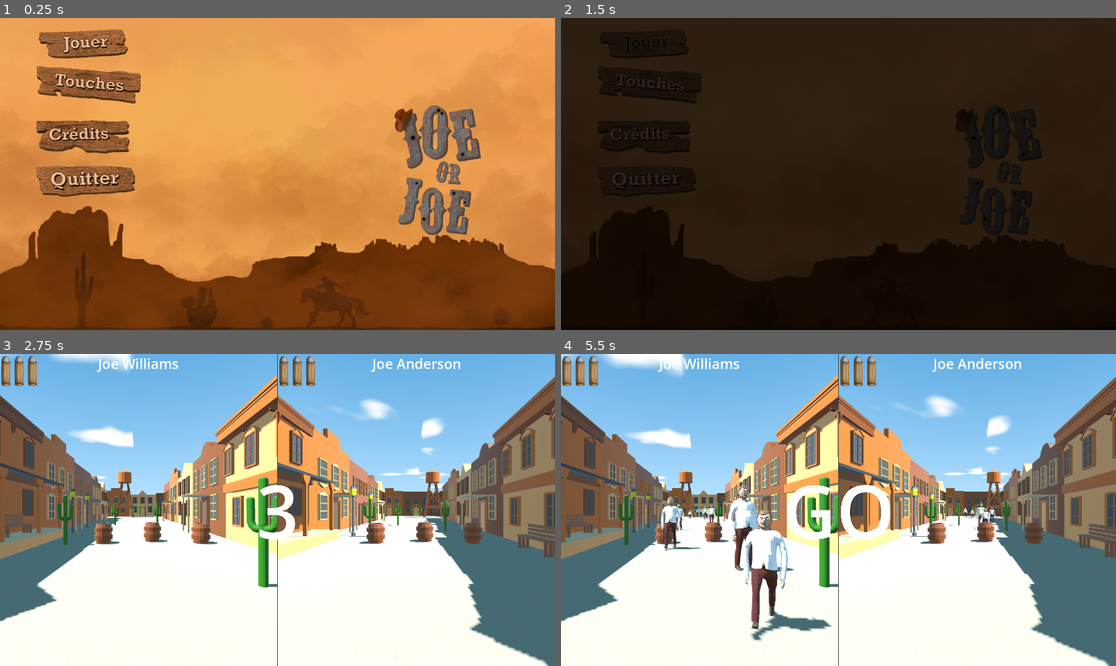
Above: before the commit, frames 1-4 (two rows, left to right).
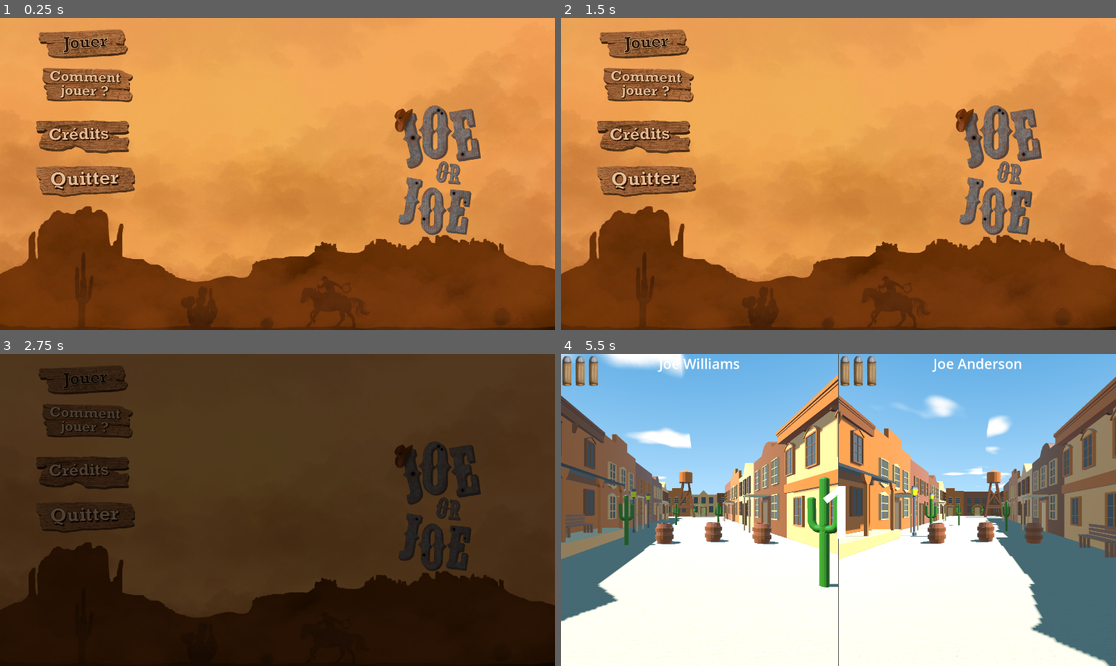
Above: after the commit, the same moments.

Repository: Gr0minet/game-jam-joe-or-joe
Game: Godot game, scene res://menu/main_menu.tscn
Same seed, same stepped clock (60 frames per second), same inputs: the game is played once before the commit and once after it. Sound files missing from this copy of the repository are replaced by a short silence.
Inputs (mouse positions are in pixels of both pictures, inside the frame that each line leads up to):
- Up to frame 1 (0.25 s): no input
- Up to frame 2 (1.5 s): click (644, 42) at 0.5 s; click (644, 42) at 1.25 s
- Up to frame 3 (2.75 s): tap Enter (ui_accept) at 2 s; move the mouse to (305, 510) at 2.02 s; hold Up (ui_up) from 2.03 s (still down); hold Enter (ui_accept) from 2.03 s (still down)
- Up to frame 4 (5.5 s): keep holding Up (ui_up); move the mouse to (810, 510) at 2.77 s; release Enter (ui_accept) at 2.78 s; tap 1 at 2.85 s; tap Enter (ui_accept) at 3.02, 3.05, 3.32, 3.5, 4.52, 4.55, 4.82, 5 s; move the mouse to (849, 503) at 3.52 s; hold Enter (ui_accept) 3.53-4.28 s; tap 2 at 3.6 s; move the mouse to (832, 516) at 4.27 s; tap N at 4.35 s; move the mouse to (877, 513) at 5.02 s; hold Enter (ui_accept) from 5.03 s (still down)

The runs differ from the first frame. In frame 1, 1.6% of the frame differs, in the area x 6-26%, y 5-28%; in frame 2, 100%, in the area x 0-100%, y 0-100%; in frame 3, 99%; in frame 4, 4.7%.

Commit message:
Ajout sang, recul et fix bug mouvement

Diff:
--- a/game.tscn
+++ b/game.tscn
@@ -91,6 +91,12 @@
 [sub_resource type="Environment" id="Environment_lfnns"]
 background_mode = 2
 sky = SubResource("Sky_bt6md")
+fog_mode = 1
+fog_light_energy = 1.5
+fog_density = 1.0
+fog_sky_affect = 0.4
+fog_height = -1024.0
+volumetric_fog_detail_spread = 0.5
 
 [sub_resource type="StandardMaterial3D" id="StandardMaterial3D_x7gtf"]
 albedo_texture = ExtResource("10_s1uc7")
--- /dev/null
+++ b/menu/controller_buttons.gd
@@ -0,0 +1,14 @@
+#class_name ControllerButtons
+extends VBoxContainer
+#
+#
+#@onready var buttons: Array[TextureButton] = get_children() as Array[TextureButton]
+#var current_button: int = -1
+#
+#func _unhandled_input(event: InputEvent) -> void:
+	#if event.is_action_pressed("ui_down"):
+		#if current_button == -1:
+			#buttons
+
+
+#func _highlight_button(id: int) -> void:
--- a/menu/main_menu.gd
+++ b/menu/main_menu.gd
@@ -10,6 +10,9 @@
 @onready var how_to_play: TextureRect = $HowToPlay
 @onready var credits: TextureRect = $Credits
 @onready var margin_container_2: MarginContainer = $MarginContainer2
+@onready var jouer_button: TextureButton = $MarginContainer/Buttons/JouerButton
+@onready var how_to_button: TextureButton = $MarginContainer/Buttons/HowToButton
+@onready var credit_button: TextureButton = $MarginContainer/Buttons/CreditButton
 
 var menu_background: CompressedTexture2D = preload("res://HUD/sprites/background.jpg")
 var story_background: CompressedTexture2D = preload("res://sprites/story_background.jpg")
@@ -25,22 +28,43 @@
 	buttons.visible = true
 	margin_container_2.visible = true
 	AudioManager.play_music(SoundBank.main_menu_music)
+	jouer_button.grab_focus()
+
+
+func _process(delta: float) -> void:
+	for button: TextureButton in buttons.get_children():
+		if button.is_hovered():
+			get_viewport().gui_release_focus()
 
 
 func _gui_input(event: InputEvent) -> void:
-	if event.is_action("ui_accept") and state != State.MENU:
-		how_to_play.visible = false
-		credits.visible = false
-		buttons.visible = true
-		state = State.MENU
+	print(event)
+	#if event.is_action("ui_accept") and
 
 
 func _unhandled_input(event: InputEvent) -> void:
-	if event.is_action("ui_accept") and doing_introduction:
-		get_tree().change_scene_to_packed(game_scene)
+	#print(event)
+	var new_focused_button: TextureButton = null
+	if event.is_action_pressed("ui_accept"):
+		if doing_introduction:
+			get_tree().change_scene_to_packed(game_scene)
+		elif state != State.MENU:
+			if state == State.HOWTOPLAY:
+				new_focused_button = how_to_button
+				how_to_play.visible = false
+			elif state == State.CREDIT:
+				new_focused_button = credit_button
+				credits.visible = false
+			buttons.visible = true
+			state = State.MENU
+	elif event.is_action_pressed("ui_down") or event.is_action_pressed("ui_up"):
+		new_focused_button = jouer_button
 
+	if new_focused_button:
+		new_focused_button.grab_focus()
 
 func _on_jouer_button_pressed() -> void:
+	print("test")
 	doing_introduction = true
 	Input.mouse_mode = Input.MOUSE_MODE_CAPTURED
 	AudioManager.fade_out_music(TRANSITION_TIMES[1])
--- a/menu/main_menu.tscn
+++ b/menu/main_menu.tscn
@@ -4,15 +4,15 @@
 [ext_resource type="Texture2D" uid="uid://bsr5fs61ljq12" path="res://HUD/sprites_base/background.jpg" id="2_gntrs"]
 [ext_resource type="Texture2D" uid="uid://cheqvnq4nfv1x" path="res://sprites/logo_small.png" id="3_586xl"]
 [ext_resource type="Texture2D" uid="uid://b05y1k3pc2gq1" path="res://HUD/sprites_base/Bouton_Jouer_off.png" id="3_kj2y2"]
-[ext_resource type="Texture2D" uid="uid://psmmcvj3qv2d" path="res://HUD/sprites_base/Bouton_Jouer_on.png" id="4_iy2cs"]
-[ext_resource type="Texture2D" uid="uid://b82mykbnnbqgu" path="res://HUD/sprites_base/Bouton_Touches_off.png" id="6_87gwm"]
+[ext_resource type="Texture2D" uid="uid://b82mykbnnbqgu" path="res://HUD/sprites/Bouton_Touches_off.png" id="6_85r6h"]
+[ext_resource type="Texture2D" uid="uid://psmmcvj3qv2d" path="res://HUD/sprites_base/Bouton_Jouer_on.png" id="6_iu2aq"]
 [ext_resource type="Texture2D" uid="uid://dqcnnwa73e288" path="res://HUD/sprites_base/Bouton_Credit_off.png" id="7_12d3c"]
-[ext_resource type="Texture2D" uid="uid://dksawk23d2thc" path="res://HUD/sprites_base/Bouton_Touches_on.png" id="7_xh16f"]
-[ext_resource type="Texture2D" uid="uid://dd5niw0vrl1br" path="res://HUD/sprites_base/Bouton_Credit_on.png" id="8_jioev"]
+[ext_resource type="Texture2D" uid="uid://dksawk23d2thc" path="res://HUD/sprites/Bouton_Touches_on.png" id="7_e6pnn"]
 [ext_resource type="Texture2D" uid="uid://cbmyy48cl3icj" path="res://HUD/sprites_base/Bouton_Quitter_off.png" id="9_m3e45"]
-[ext_resource type="Texture2D" uid="uid://c10yfmol3rk42" path="res://HUD/sprites_base/Bouton_Quitter_on.png" id="10_w8lqm"]
+[ext_resource type="Texture2D" uid="uid://dd5niw0vrl1br" path="res://HUD/sprites_base/Bouton_Credit_on.png" id="11_dtyn1"]
 [ext_resource type="Texture2D" uid="uid://cgei4kfspfx0r" path="res://menu/how_to_play.png" id="11_ulsdj"]
 [ext_resource type="Texture2D" uid="uid://bv81cx3qyu6fq" path="res://menu/credits.png" id="13_hfkto"]
+[ext_resource type="Texture2D" uid="uid://c10yfmol3rk42" path="res://HUD/sprites_base/Bouton_Quitter_on.png" id="14_u1ao5"]
 
 [node name="MainMenu" type="Control"]
 layout_mode = 3
@@ -69,32 +69,42 @@
 [node name="JouerButton" type="TextureButton" parent="MarginContainer/Buttons"]
 layout_mode = 2
 size_flags_horizontal = 0
+focus_neighbor_bottom = NodePath("../HowToButton")
 texture_normal = ExtResource("3_kj2y2")
-texture_hover = ExtResource("4_iy2cs")
+texture_hover = ExtResource("6_iu2aq")
+texture_focused = ExtResource("6_iu2aq")
 stretch_mode = 0
 
 [node name="HowToButton" type="TextureButton" parent="MarginContainer/Buttons"]
 layout_mode = 2
 size_flags_horizontal = 0
 size_flags_vertical = 4
-texture_normal = ExtResource("6_87gwm")
-texture_hover = ExtResource("7_xh16f")
+focus_neighbor_top = NodePath("../JouerButton")
+focus_neighbor_bottom = NodePath("../CreditButton")
+texture_normal = ExtResource("6_85r6h")
+texture_hover = ExtResource("7_e6pnn")
+texture_focused = ExtResource("7_e6pnn")
 stretch_mode = 0
 
 [node name="CreditButton" type="TextureButton" parent="MarginContainer/Buttons"]
 layout_mode = 2
 size_flags_horizontal = 0
 size_flags_vertical = 4
+focus_neighbor_top = NodePath("../HowToButton")
+focus_neighbor_bottom = NodePath("../QuitterButton")
 texture_normal = ExtResource("7_12d3c")
-texture_hover = ExtResource("8_jioev")
+texture_hover = ExtResource("11_dtyn1")
+texture_focused = ExtResource("11_dtyn1")
 stretch_mode = 0
 
 [node name="QuitterButton" type="TextureButton" parent="MarginContainer/Buttons"]
 layout_mode = 2
 size_flags_horizontal = 0
 size_flags_vertical = 4
+focus_neighbor_top = NodePath("../CreditButton")
 texture_normal = ExtResource("9_m3e45")
-texture_hover = ExtResource("10_w8lqm")
+texture_hover = ExtResource("14_u1ao5")
+texture_focused = ExtResource("14_u1ao5")
 stretch_mode = 0
 
 [node name="HowToPlay" type="TextureRect" parent="."]
--- a/player/player.gd
+++ b/player/player.gd
@@ -49,6 +49,7 @@
 @onready var _chemise_repos: MeshInstance3D = $COWBOY_REPOS/COWBOYYY/COWBOY_CHEMISE
 @onready var _chemise_degaine: MeshInstance3D = $COWBOY_DEGAINE/COWBOY_CHEMISE
 
+var _blood_vfx: PackedScene = preload("res://vfx/blood.tscn")
 var mouse_sensitivity: float = 0.002
 var game_started: bool = false
 var can_move: bool = false
@@ -150,10 +151,16 @@
 	_bullet_count -= 1
 	shot.emit()
 	AudioManager.play_sound_effect(SoundBank.gunshot_effect)
-	#var tween: Tween = get_tree().create_tween()
-	#tween.tween_property(_gun_pivot, "rotation:x", RECOIL_ANGLE, 0.1)
-	#tween.parallel().tween_property(_gun_pivot, "rotation:x", deg_to_rad(90), 0.1)
+	var tween: Tween = get_tree().create_tween()
+	tween.tween_property(_gun_pivot, "rotation:x", RECOIL_ANGLE, 0.1)
+	tween.tween_property(_gun_pivot, "rotation:x", 0, 0.1)
 	if _ray_cast_3d.is_colliding():
+		var collision_point: Vector3 = _ray_cast_3d.get_collision_point()
+		var blood_effect: AnimatedSprite3D = _blood_vfx.instantiate()
+		var effect_direction: Vector3 = (position - _ray_cast_3d.get_collider().position).normalized()
+		get_tree().root.add_child(blood_effect)
+		blood_effect.look_at(effect_direction)
+		blood_effect.position = collision_point
 		if _ray_cast_3d.get_collider() is Player:
 			_ray_cast_3d.get_collider().got_shot()
 			process_mode = PROCESS_MODE_DISABLED
@@ -177,8 +184,6 @@
 	tween.tween_property(_gun_pivot, "rotation:x", RELOAD_GUN_ANGLE, 0.1)
 	await get_tree().create_timer(0.1).timeout
 	can_move = false
-	_movement_direction = Vector2.ZERO
-	_rotation_direction = Vector2.ZERO
 	_reload_timer.start(RELOADING_TIME)
 
 
@@ -202,8 +207,6 @@
 		can_move = true
 	else:
 		target_rotation = deg_to_rad(0.0)
-		_movement_direction = Vector2.ZERO
-		_rotation_direction = Vector2.ZERO
 		can_move = false
 	tween.tween_property(_gun_pivot, "rotation:x", target_rotation, DEGAINING_TIME)
 	await tween.finished
--- a/player/player.tscn
+++ b/player/player.tscn
@@ -43,7 +43,7 @@
 current = true
 
 [node name="RayCast3D" type="RayCast3D" parent="CameraRotation/Camera3D"]
-transform = Transform3D(-1, -5.96046e-08, -2.6054e-15, -3.55271e-15, -4.37114e-08, 1, -5.96046e-08, 1, 4.37114e-08, 0, 0, 0)
+transform = Transform3D(-1, -1.50996e-07, -6.60024e-15, 0, -4.37114e-08, 1, -1.50996e-07, 1, 4.37114e-08, 0, 0, 0)
 enabled = false
 target_position = Vector3(0, -50, 0)
 collision_mask = 3
--- a/project.godot
+++ b/project.godot
@@ -24,7 +24,6 @@
 
 window/size/viewport_width=1920
 window/size/viewport_height=1080
-window/size/mode=3
 
 [editor_plugins]
 
--- /dev/null
+++ b/vfx/blood.gd
@@ -0,0 +1,10 @@
+class_name Blood
+extends AnimatedSprite3D
+
+
+func _ready() -> void:
+	await get_tree().create_timer(0.25).timeout
+	var tween: Tween = get_tree().create_tween()
+	tween.tween_property(self, "modulate:a", 0, 1.0)
+	await tween.finished
+	queue_free()
--- /dev/null
+++ b/vfx/blood.tscn
@@ -0,0 +1,106 @@
+[gd_scene load_steps=16 format=3 uid="uid://btc53rmewinid"]
+
+[ext_resource type="Texture2D" uid="uid://fo4ffx3op522" path="res://vfx/blood_spritesheet.png" id="1_wwyt4"]
+[ext_resource type="Script" path="res://vfx/blood.gd" id="2_bajil"]
+
+[sub_resource type="AtlasTexture" id="AtlasTexture_l6whf"]
+atlas = ExtResource("1_wwyt4")
+region = Rect2(0, 0, 800, 800)
+
+[sub_resource type="AtlasTexture" id="AtlasTexture_toypf"]
+atlas = ExtResource("1_wwyt4")
+region = Rect2(800, 0, 800, 800)
+
+[sub_resource type="AtlasTexture" id="AtlasTexture_sgjx1"]
+atlas = ExtResource("1_wwyt4")
+region = Rect2(1600, 0, 800, 800)
+
+[sub_resource type="AtlasTexture" id="AtlasTexture_n55au"]
+atlas = ExtResource("1_wwyt4")
+region = Rect2(2400, 0, 800, 800)
+
+[sub_resource type="AtlasTexture" id="AtlasTexture_bu8go"]
+atlas = ExtResource("1_wwyt4")
+region = Rect2(3200, 0, 800, 800)
+
+[sub_resource type="AtlasTexture" id="AtlasTexture_fufpa"]
+atlas = ExtResource("1_wwyt4")
+region = Rect2(0, 800, 800, 800)
+
+[sub_resource type="AtlasTexture" id="AtlasTexture_ab1p6"]
+atlas = ExtResource("1_wwyt4")
+region = Rect2(800, 800, 800, 800)
+
+[sub_resource type="AtlasTexture" id="AtlasTexture_ewqld"]
+atlas = ExtResource("1_wwyt4")
+region = Rect2(1600, 800, 800, 800)
+
+[sub_resource type="AtlasTexture" id="AtlasTexture_m7lqw"]
+atlas = ExtResource("1_wwyt4")
+region = Rect2(2400, 800, 800, 800)
+
+[sub_resource type="AtlasTexture" id="AtlasTexture_3ncqu"]
+atlas = ExtResource("1_wwyt4")
+region = Rect2(3200, 800, 800, 800)
+
+[sub_resource type="AtlasTexture" id="AtlasTexture_15ub5"]
+atlas = ExtResource("1_wwyt4")
+region = Rect2(0, 1600, 800, 800)
+
+[sub_resource type="AtlasTexture" id="AtlasTexture_i03vg"]
+atlas = ExtResource("1_wwyt4")
+region = Rect2(800, 1600, 800, 800)
+
+[sub_resource type="SpriteFrames" id="SpriteFrames_4g1qh"]
+animations = [{
+"frames": [{
+"duration": 1.0,
+"texture": SubResource("AtlasTexture_l6whf")
+}, {
+"duration": 1.0,
+"texture": SubResource("AtlasTexture_toypf")
+}, {
+"duration": 1.0,
+"texture": SubResource("AtlasTexture_sgjx1")
+}, {
+"duration": 1.0,
+"texture": SubResource("AtlasTexture_n55au")
+}, {
+"duration": 1.0,
+"texture": SubResource("AtlasTexture_bu8go")
+}, {
+"duration": 1.0,
+"texture": SubResource("AtlasTexture_fufpa")
+}, {
+"duration": 1.0,
+"texture": SubResource("AtlasTexture_ab1p6")
+}, {
+"duration": 1.0,
+"texture": SubResource("AtlasTexture_ewqld")
+}, {
+"duration": 1.0,
+"texture": SubResource("AtlasTexture_m7lqw")
+}, {
+"duration": 1.0,
+"texture": SubResource("AtlasTexture_3ncqu")
+}, {
+"duration": 1.0,
+"texture": SubResource("AtlasTexture_15ub5")
+}, {
+"duration": 1.0,
+"texture": SubResource("AtlasTexture_i03vg")
+}],
+"loop": false,
+"name": &"default",
+"speed": 5.0
+}]
+
+[node name="Sprite3D" type="AnimatedSprite3D"]
+transform = Transform3D(0.25, 0, 0, 0, 0.25, 0, 0, 0, 0.25, 0, 0, 0)
+offset = Vector2(0, -20)
+sprite_frames = SubResource("SpriteFrames_4g1qh")
+autoplay = "default"
+frame = 11
+frame_progress = 1.0
+speed_scale = 5.0
+script = ExtResource("2_bajil")
Binary file removed: HUD/sprites_base/Bouton_Touches_off.png
Not shown, removed: HUD/sprites_base/Bouton_Touches_off.png.import
Binary file removed: HUD/sprites_base/Bouton_Touches_on.png
Not shown, changed: todo.txt
Binary file added: vfx/blood_anim.gif
Binary file added: vfx/blood_spritesheet.png
Not shown, changed: vfx/blood_spritesheet.png.import
